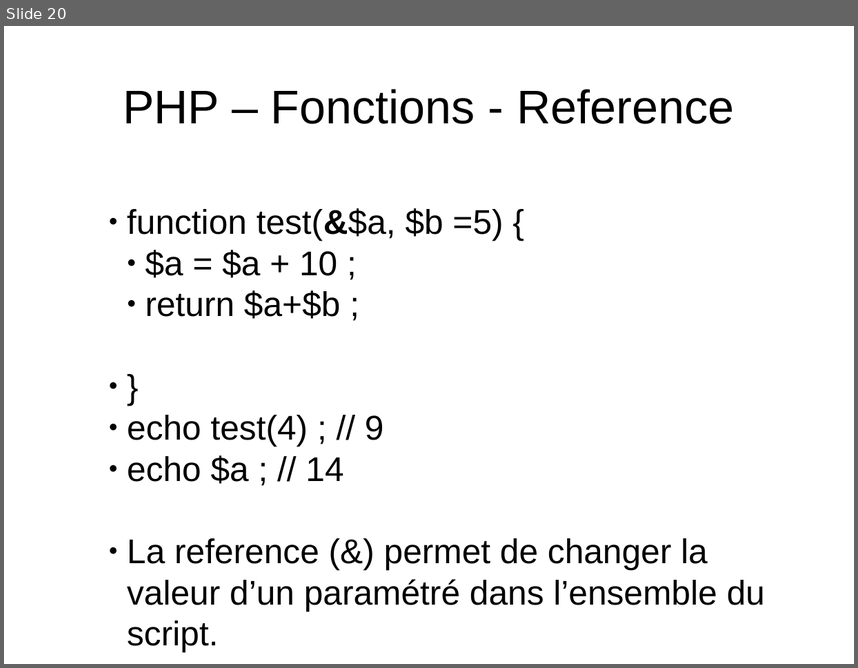
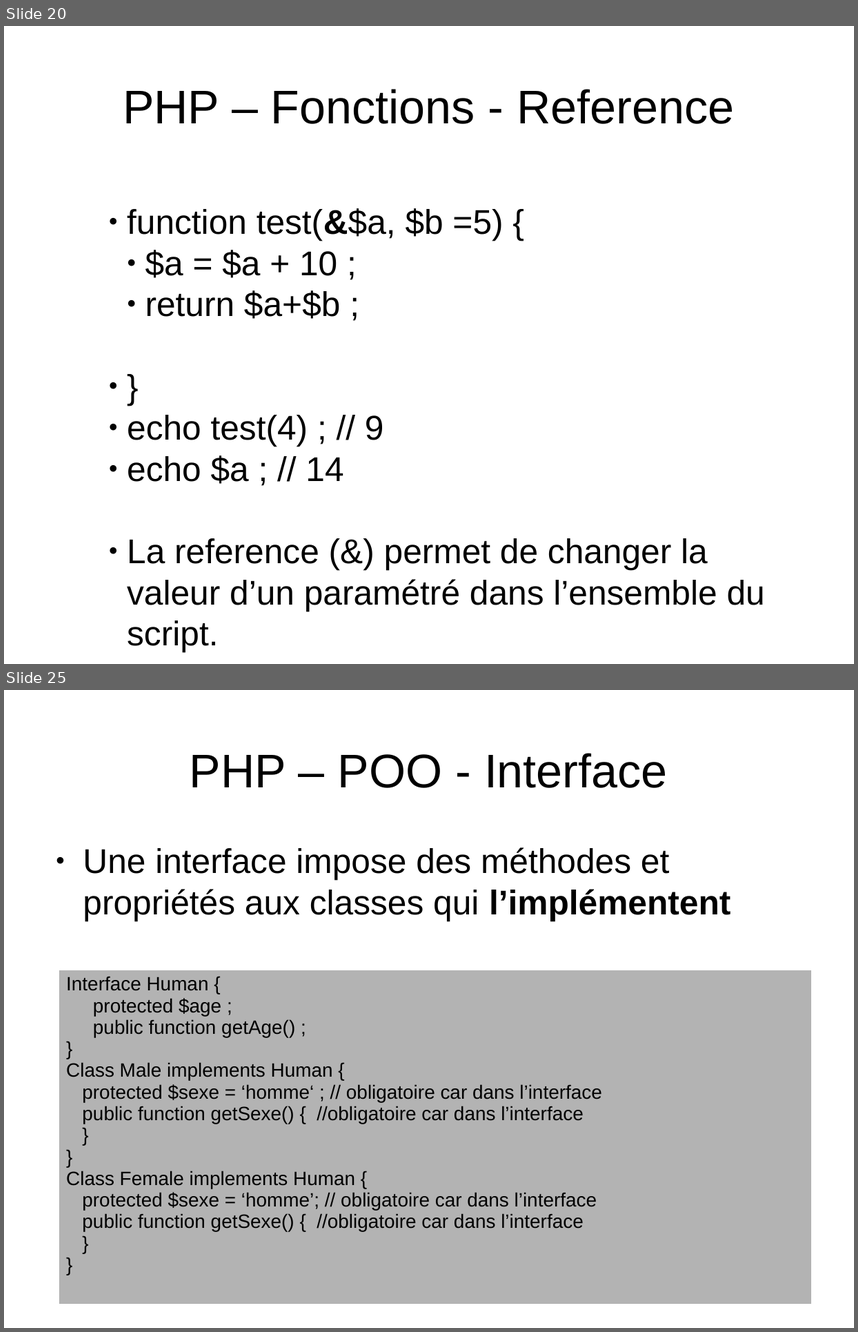
Before and after one commit to NicoM88/formation, a slide deck: PHP/formation.odp. Shown one above the other, each under a label of ours: slide 20 before the commit, slides 20 and 25 after it; the slides between them are not shown. The pictures are 858x668 and 858x1332 pixels, drawn with LibreOffice and Linux fonts; fonts in the diff are those of the drawing. Boxes give left, top, right and bottom in pixels: in the first picture for what was removed or moved away, otherwise in the second. Text is boxed around its words. In the diff, an @@ line names an element or a change of style, - is before the commit and + after.

```diff
--- a/PHP/formation.odp
+++ b/PHP/formation.odp
@@ slide 25 added at [4, 690, 854, 1328], background #FFFFFF @@
@@ title added at [190, 753, 667, 788], 44 pt, text #000000 @@
+PHP – POO - Interface
@@ text added at [83, 847, 731, 921], 32 pt, text #000000 @@
+● Une interface impose des méthodes et propriétés aux classes qui l’implémentent
@@ table added at [59, 969, 812, 1303], 1 rows, 1 columns @@
+Interface Human { / protected $age ; / public function getAge() ; / } / Class Male implements Human { / protected $sexe = ‘homme‘ ; // obligatoire car dans l’interface / public function getSexe() { //obligatoire car dans l’interface / } / } / Class Female implements Human { / protected $sexe = ‘homme’; // obligatoire car dans l’interface / public function getSexe() { //obligatoire car dans l’interface / } / }
```
Also in this commit, not shown: 5 other slides added, 1 slide removed, 1 other file.
